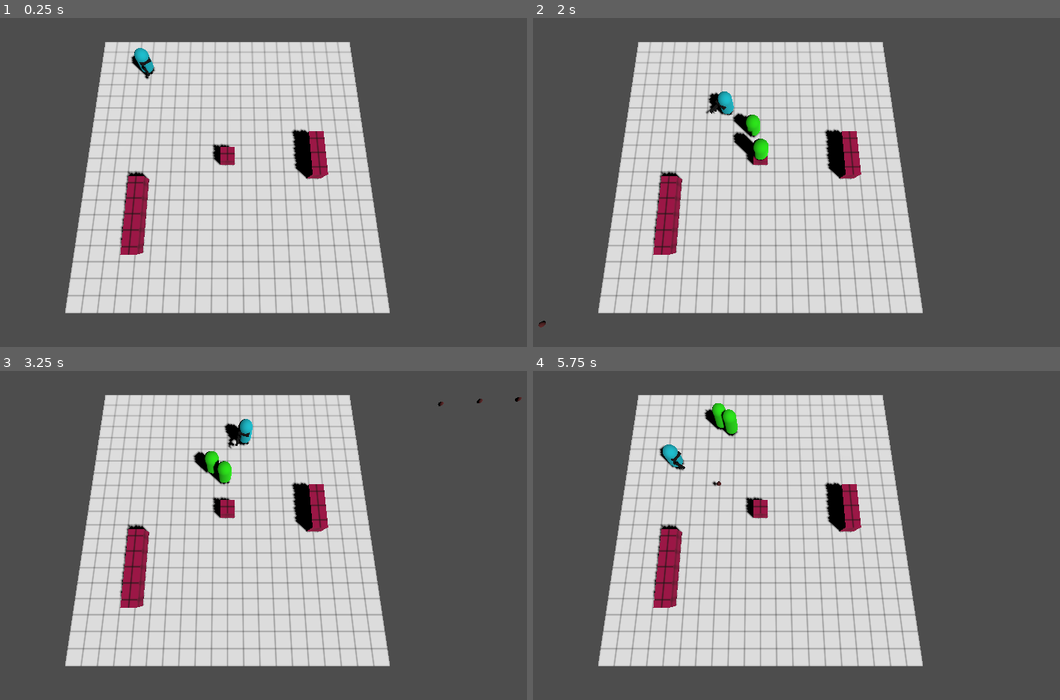
Above: before the commit, frames 1-4 (two rows, left to right).
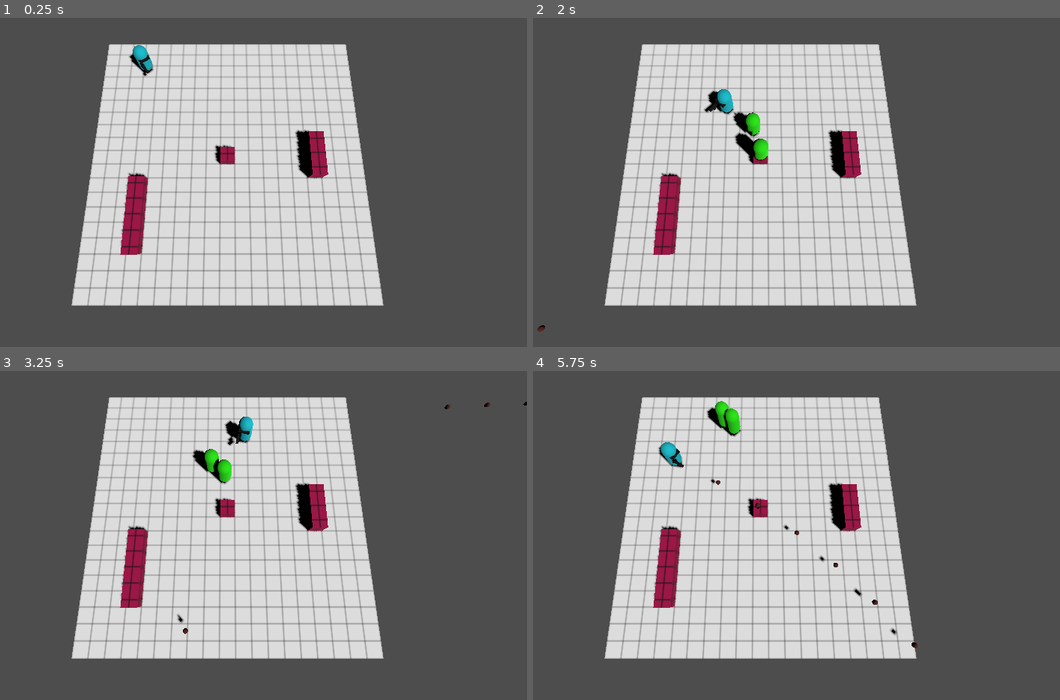
Above: after the commit, the same moments.

Repository: Niharkanta1/Godot4_3D_ShooterDemo
Game: Godot game, scene res://Game/Levels/Level.tscn
Same seed, same stepped clock (60 frames per second), same inputs: the game is played once before the commit and once after it.
Inputs (mouse positions are in pixels of both pictures, inside the frame that each line leads up to):
- Up to frame 1 (0.25 s): no input
- Up to frame 2 (2 s): tap Enter at 0.5 s; move the mouse to (891, 162) at 0.52 s; press the mouse at (891, 162) at 0.53 s; hold D (right) 0.53-1.28 s; move the mouse to (638, 195) at 1.27 s; release the mouse at (638, 195) at 1.28 s; hold S (down) from 1.28 s (still down); click (638, 195) at 1.35 s
- Up to frame 3 (3.25 s): move the mouse to (289, 456) at 2.02 s; release S (down) at 2.03 s; press the mouse at (289, 456) at 2.03 s; hold D (right) 2.03-2.78 s; move the mouse to (194, 598) at 2.77 s; release the mouse at (194, 598) at 2.78 s; hold W (up) from 2.78 s (still down); click (194, 598) at 2.85 s
- Up to frame 4 (5.75 s): move the mouse to (938, 581) at 3.52 s; release W (up) at 3.53 s; press the mouse at (938, 581) at 3.53 s; hold A (left) 3.53-5.03 s; move the mouse to (580, 482) at 4.27 s; release the mouse at (580, 482) at 4.28 s; click (580, 482) at 4.35 s; move the mouse to (791, 532) at 5.02 s; press the mouse at (791, 532) at 5.03 s; hold S (down) from 5.03 s (still down)

The runs differ from the first frame. In frame 1, 16% of the frame differs, in the area x 12-74%, y 7-90%; in frame 2, 16%; in frame 3, 16%; in frame 4, 16%.

Commit message:
Level generation with Flood Fill Algorithm

Diff:
--- a/Game/LevelGenerator/Ground.tscn
+++ b/Game/LevelGenerator/Ground.tscn
@@ -4,13 +4,13 @@
 
 [sub_resource type="StandardMaterial3D" id="StandardMaterial3D_aoc83"]
 albedo_texture = ExtResource("1_iyqsc")
+uv1_offset = Vector3(0.5, 0.5, 0.5)
 uv1_triplanar = true
 uv1_world_triplanar = true
 
 [node name="Ground" type="CSGBox3D"]
-transform = Transform3D(1, 0, 0, 0, 0.5, 0, 0, 0, 1, 0, 0, 0)
 use_collision = true
 collision_layer = 4
 collision_mask = 3
-size = Vector3(20, 1, 20)
+size = Vector3(10, 1, 10)
 material = SubResource("StandardMaterial3D_aoc83")
--- a/Game/LevelGenerator/LevelGenerator.gd
+++ b/Game/LevelGenerator/LevelGenerator.gd
@@ -8,20 +8,20 @@
 var shader_material: ShaderMaterial
 
 @export_category("Map:: Size")
-@export_range(2, 20, 2) var map_width: int = 10:
+@export_range(1, 19, 2) var map_width: int = 10:
 	set(value):
 		map_width = value
 		update_map_center()
 		generate_map()
 
-@export_range(2, 20, 2) var map_depth: int = 10:
+@export_range(1, 19, 2) var map_depth: int = 10:
 	set(value):
 		map_depth = value
 		update_map_center()
 		generate_map()
 
 @export_category("Map:: Obstacle")
-@export_range(0.00, 0.5, 0.05) var obstacle_ratio: float = 0.2:
+@export_range(0.05, 1, 0.05) var obstacle_ratio: float = 0.2:
 	set(value):
 		obstacle_ratio = value
 		generate_map()
@@ -65,6 +65,7 @@
 
 
 var map_cord_array := []
+var obstacle_map := []
 var num_obstacles := 0
 
 # Cordinates Class
@@ -95,6 +96,16 @@
 		for z in range(map_depth):
 			map_cord_array.append(Cords.new(x, z))
 
+
+func fill_obstacle_cords_array() -> void:
+	obstacle_map = []
+	for x in range(map_width):
+		# 2D array
+		obstacle_map.append([])
+		for z in range(map_depth):
+			obstacle_map[x].append(false)
+
+
 func update_map_center() -> void:
 	map_center = Cords.new(map_width/2, map_depth/2)
 
@@ -124,20 +135,67 @@
 
 func add_obstacles() -> void:
 	fill_map_cordinates_array()
-#	print(map_cord_array)
+	fill_obstacle_cords_array()
 	seed(rng_seed)
 	map_cord_array.shuffle()
-#	print(map_cord_array)
+
 	var num_obstacle: int = map_cord_array.size() * obstacle_ratio
-	for cord in map_cord_array.slice(0, num_obstacle): # GDScript slice is inclusive the bound index
-		if not map_center.equals(cord):
-			create_obstacle_at(cord.x, cord.z)
+	var current_obstacle_count = 0
+
+	if num_obstacle > 0:
+		for cord in map_cord_array.slice(0, num_obstacle): # GDScript slice is inclusive the bound index
+
+			if not map_center.equals(cord):
+				current_obstacle_count += 1
+				obstacle_map[cord.x][cord.z] = true
+				if map_if_fully_accessible(current_obstacle_count):
+					create_obstacle_at(cord.x, cord.z)
+				else:
+					current_obstacle_count -= 1
+					obstacle_map[cord.x][cord.z] = false
+
+
+func map_if_fully_accessible(current_obstacle_count: int) -> bool:
+	#Flood Fill
+	var already_checked_array := []
+	for x in range(map_width):
+		# 2D array
+		already_checked_array.append([])
+		for z in range(map_depth):
+			already_checked_array[x].append(false)
+
+	var cords_to_check = [map_center] # Array
+	already_checked_array[map_center.x][map_center.z] = true
+	var accessible_tile_count = 1
+
+	while cords_to_check:
+		var current_tile = cords_to_check.pop_front()
+		for x in [-1, 0, 1]: # X offset
+			for z in [-1, 0, 1]: # Z offset
+				if x == 0 or z == 0: # non-diagonal neighbor
+					var neighbor = Cords.new(current_tile.x + x, current_tile.z + z)
+					if on_the_map(neighbor):
+						if not already_checked_array[neighbor.x][neighbor.z]:
+							if not obstacle_map[neighbor.x][neighbor.z]:
+								already_checked_array[neighbor.x][neighbor.z] = true
+								cords_to_check.append(neighbor)
+								accessible_tile_count += 1
+
+	var target_accessible_tile_count = map_width * map_depth - current_obstacle_count
+	if target_accessible_tile_count == accessible_tile_count:
+		return true
+	else:
+		return false
+
+
+func on_the_map(cords: Cords) -> bool:
+	return cords.x >= 0 and cords.x < map_width and cords.z >= 0 and cords.z < map_depth
 
 
 func create_obstacle_at(x: int, z: int) -> void:
 	var obstactle_pos := Vector3(x, 0, z)
-	obstactle_pos.x += -map_width/2 + 0.5
-	obstactle_pos.z += -map_depth/2 + 0.5
+	obstactle_pos.x += -map_width/2
+	obstactle_pos.z += -map_depth/2
 	var height = get_random_obstacle_height()
 	var offset = obstacle_offset - even_obstacle_offset if height % 2 == 0 else obstacle_offset
 	obstactle_pos.y += offset + height/2
--- a/Game/LevelGenerator/LevelGenerator.tscn
+++ b/Game/LevelGenerator/LevelGenerator.tscn
@@ -8,12 +8,12 @@
 script = ExtResource("1_81gy3")
 ground_scene = ExtResource("2_c45r7")
 obstacle_scene = ExtResource("3_5lqj5")
-map_width = 8
-map_depth = 6
-obstacle_ratio = 0.25
+map_width = 19
+map_depth = 19
+obstacle_ratio = 0.85
 obstacle_max_height = 3
 background_color = Color(0, 1, 0, 1)
 foreground_color = Color(0, 0, 1, 1)
-obstacle_offset = 0.75
+obstacle_offset = 1.0
 even_obstacle_offset = 0.5
-rng_seed = 34212
+rng_seed = 12430
--- a/Game/Levels/Level.tscn
+++ b/Game/Levels/Level.tscn
@@ -54,5 +54,6 @@
 material = ExtResource("3_1xfyy")
 
 [node name="Ground" parent="NavigationRegion3D" instance=ExtResource("4_pbtqj")]
+size = Vector3(19, 1, 19)
 
 [node name="Spawner" parent="." instance=ExtResource("6_o6rvu")]
